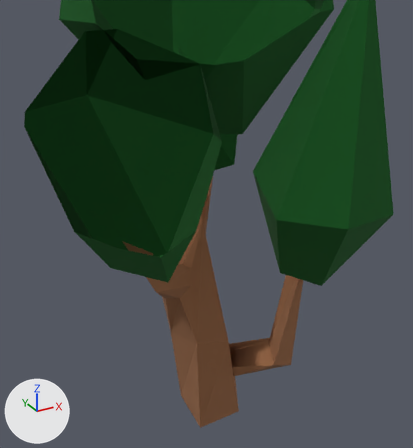
The glTF model assets/models/trees/tree-summer-complete/tree-summer-complete-35-002.glb, before and after one commit.
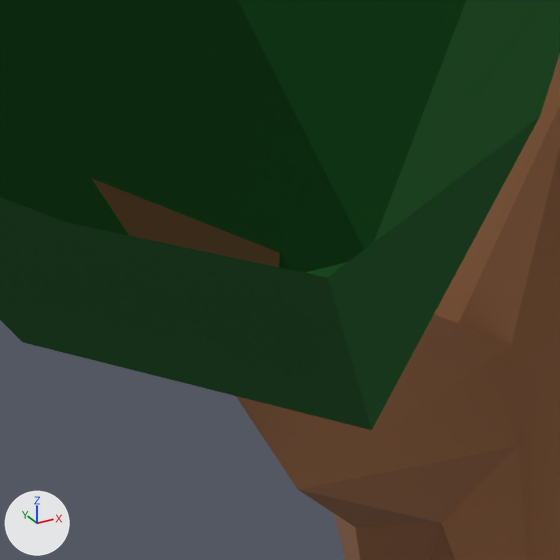
The first picture shows the older version from a 50 mm camera at (-0.306, -1.185, 1.077) aimed at (0.283, -0.115, 0.541). The close-ups show the older and then the newer version on the part from 26% to 48% of the width and 47% to 68% of the height of that picture. Only the edits that show in the close-ups are written down. Arrows for +X, +Y and +Z are at lower left; the lights stay in place. Everything nearer to the camera than a plane just in front of the edit is cut away. Where no turn or scale is listed for an object, it has been applied to the vertices. Vertices at exactly the same position are counted once.
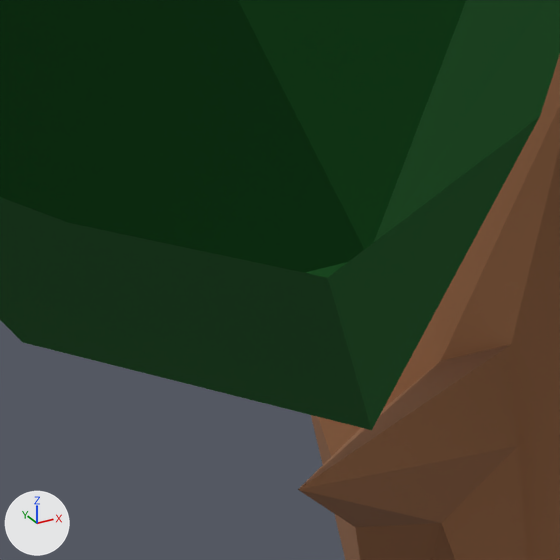
Boxes [x1, y1, x2, y2] around the edits, measured in the close-ups (560 x 560 px):
'Object_124', reshaped: before [91, 55, 560, 560]; after [298, 55, 560, 560]
part 1 of me_object_61, cut back: before [91, 178, 511, 489]; after [300, 345, 510, 488]

The edits, one by one:
me_object_61 is used by ob_object_124; location (0.2687, -0.1714, 0.0).
Verts and faces of me_object_61; kept vertices keep their numbers, new ones are numbered from 43.
Before the commit, vertices of me_object_61: 22 (-0.175, -0.074, 0.479) at pixel (297, 489), 23 (-0.085, 0.0, 0.47), 38 (-0.06, -0.008, 0.474) at pixel (511, 344), 40 (-0.248, -0.094, 0.62) at pixel (91, 178).
me_object_61 had 43 vertices, 91 faces and spanned x -0.248..0.201, y -0.094..0.138, z 0.0..0.861.
me_object_61 now has 42 vertices, 89 faces and spans x -0.175..0.201, y -0.094..0.138, z 0.0..0.861.
Part 1, on me_object_61:
Vertices deleted: 40 (with the faces that use them).
New faces: (22, 23, 38).
